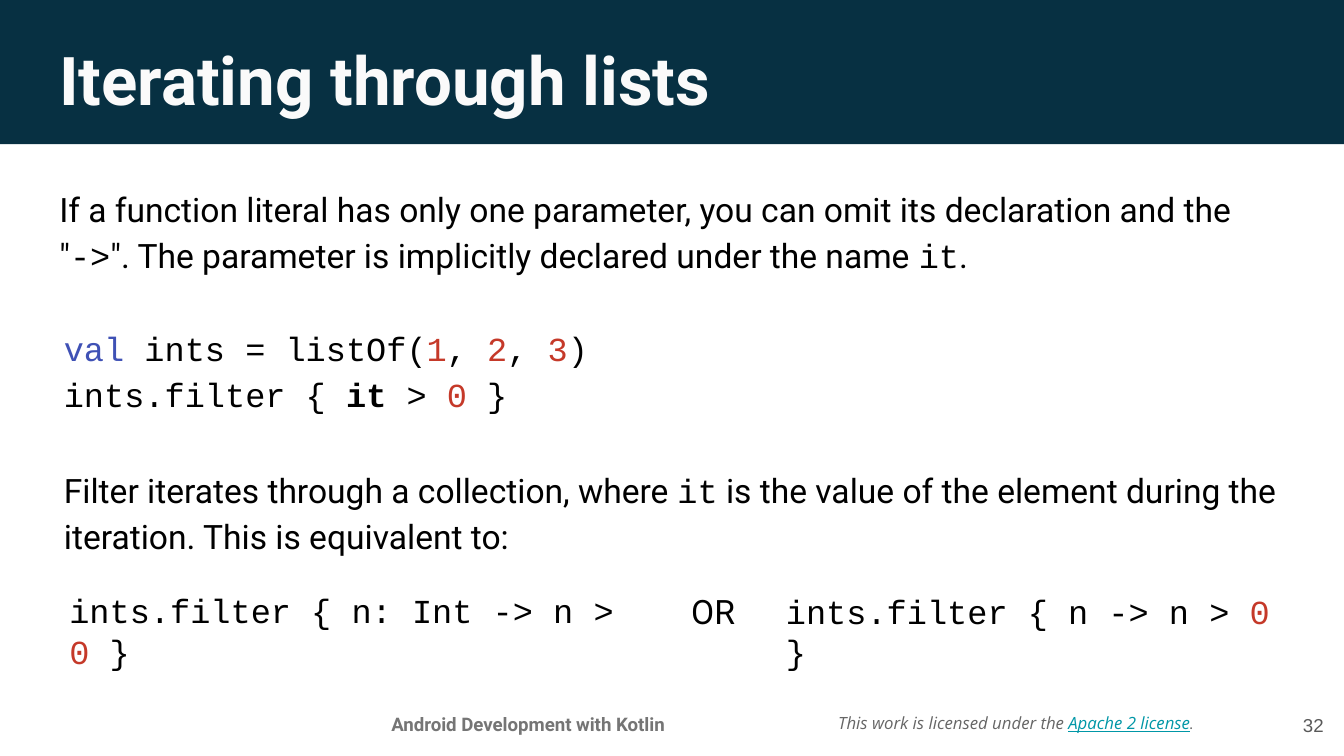
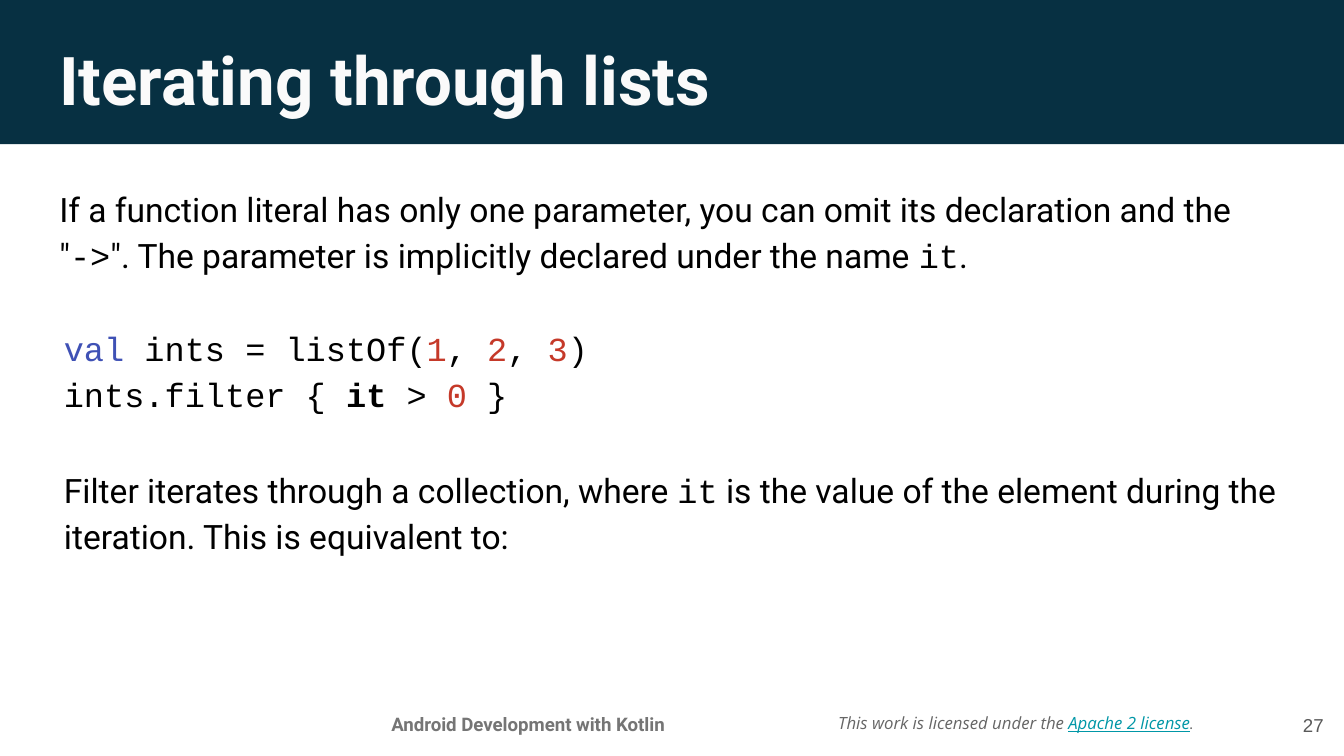
Before and after one commit to aadityaguptaa/Android-Bootcamp-PSNA, a slide deck: slide 27 of Day-0/Lesson 2_ Functions.pptx (slide 32 before the commit). Drawn at 1344x756 pixels with LibreOffice and Linux fonts; fonts in the diff are those of the drawing; background and template pictures are left out. Boxes give left, top, right and bottom in pixels: in the first picture for what was removed or moved away, otherwise in the second. Text is boxed around its words. In the diff, an @@ line names an element or a change of style, - is before the commit and + after.

```diff
--- a/Day-0/Lesson 2_ Functions.pptx
+++ b/Day-0/Lesson 2_ Functions.pptx
@@ text removed at <box>69,599,573,665</box> @@
-ints.filter { n: Int -> n > 0 }
@@ text removed at <box>691,599,735,625</box> @@
-OR
@@ text removed at <box>786,599,1270,625</box> @@
-ints.filter { n -> n > 0 }
@@ page number at <box>1303,719,1324,732</box>: text changed @@
-32
+27
```
Also in this commit, not shown: 2 other slides changed, 10 slides removed, 1 other file.
